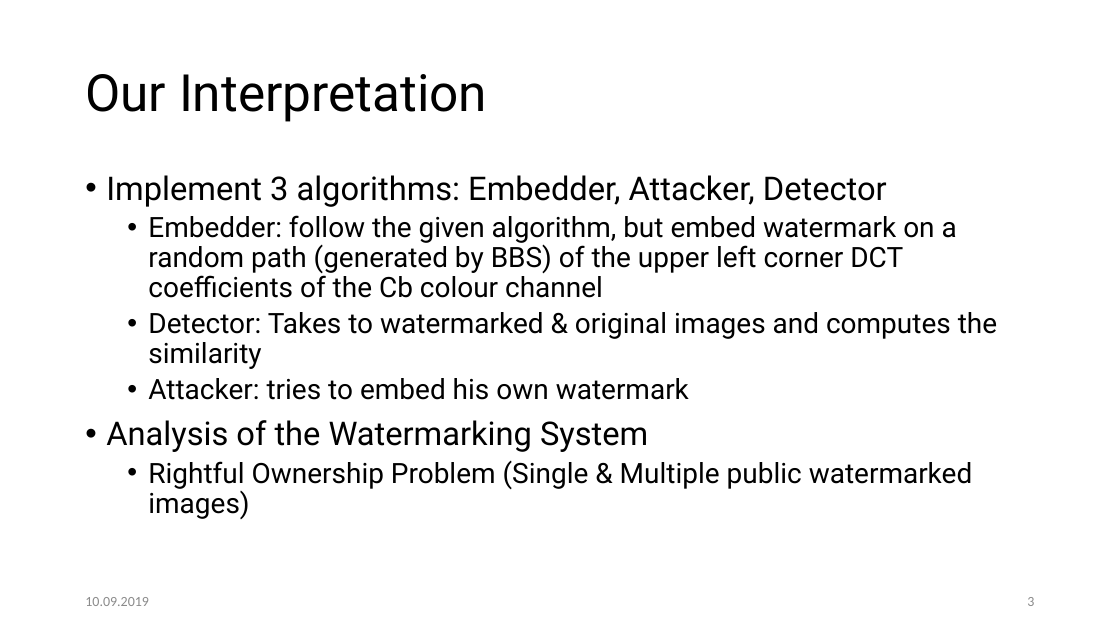
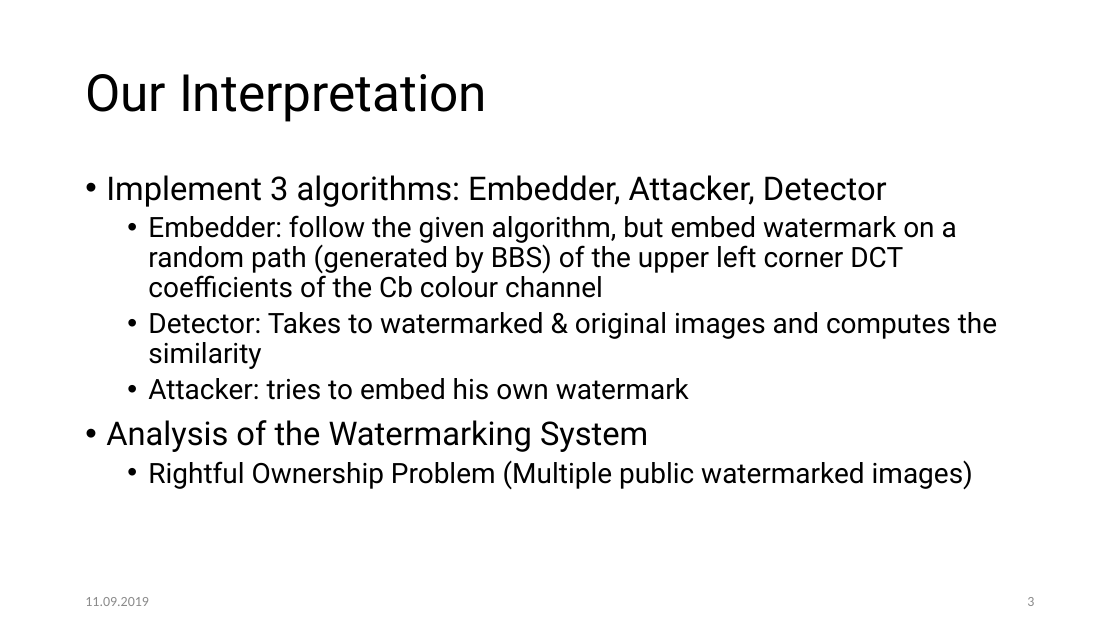
Before and after one commit to SarahBoening/Watermarking-Project, a slide deck: slide 3 of presentation/Presentation Group11.pptx. Drawn at 1120x630 pixels with LibreOffice and Linux fonts; fonts in the diff are those of the drawing; background and template pictures are left out. Boxes give left, top, right and bottom in pixels: in the first picture for what was removed or moved away, otherwise in the second. Text is boxed around its words. In the diff, an @@ line names an element or a change of style, - is before the commit and + after.

```diff
--- a/presentation/Presentation Group11.pptx
+++ b/presentation/Presentation Group11.pptx
@@ text at [148,460,973,489]: text changed @@
-  • Rightful Ownership Problem (Single & Multiple public watermarked images)
+  • Rightful Ownership Problem (Multiple public watermarked images)
@@ text at [85,597,149,606]: text changed @@
-10.09.2019
+11.09.2019
```
Also in this commit, not shown: 5 other slides changed, 8 other files.
